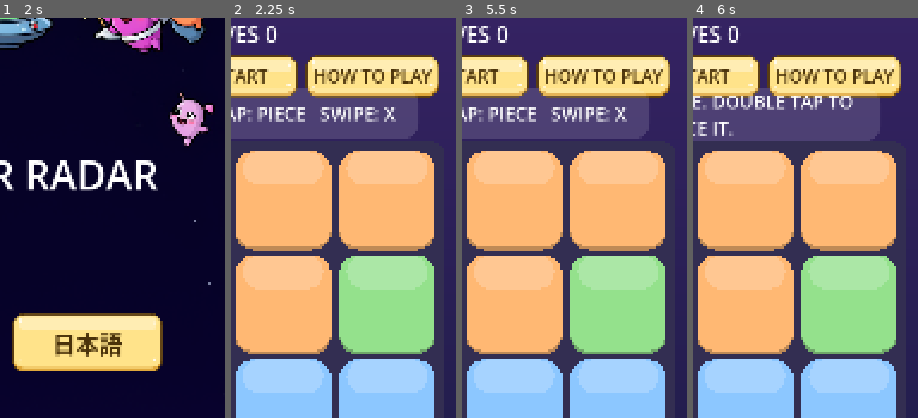
Above: before the commit, frames 1-4 (left to right).
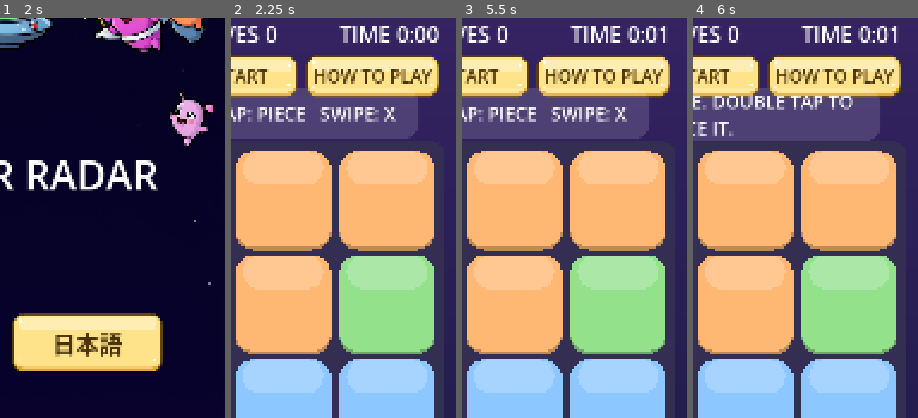
Above: after the commit, the same moments.

Repository: hidekig1001-cell/invader-radar
Game: Godot game, scene res://scenes/app.tscn
Two runs of this game, one before a commit and one after it. Both use one fixed random seed, a clock stepped at 60 frames per second and the inputs below.
Inputs (mouse positions are % of the whole screen's width and height, from its top left):
- Up to frame 1 (2 s): tap Enter at 0.5 s; move the mouse to (72, 45) at 0.52 s; hold Shift 0.53-1.25 s; click (72, 45) at 0.67 s; click "English" at 1.25 s
- Up to frame 2 (2.25 s): click "START NOW" at 2 s
- Up to frame 3 (5.5 s): click "RESTART" at 2.75 s; click "RESTART" at 3.5 s; click "RESTART" at 4.25 s; click "UNDO" at 5 s
- Up to frame 4 (6 s): click "HINT (3)" at 5.75 s
The pictures show only the part of the screen within x 50-100%, y 9-59%; the shares and areas given below are measured in that part.

Frame 1 is identical in both runs. In frame 2, 1.1% of the frame differs, in the area x 48-93%, y 2-7%; in frame 3, 1.0%; in frame 4, 1.0%.

Commit message:
CR-1075: 面を解いている間の時間をタイマーで表示
improve runner が生成（実装: qwen3.8-flashnext-strata-v100、テスト: qwen3.8-flashnext-strata-v100）。run: 20261020-1100-CR-1075

Diff:
--- a/game/session.gd
+++ b/game/session.gd
@@ -32,6 +32,7 @@
 var rng: RandomNumberGenerator
 var uses_default_levels: bool = false
 var given: Vector2i = Vector2i(-1, -1)
+var elapsed: float = 0.0
 
 
 # level_list（Level の並び）を渡せばそれを使う。空なら data/levels の面を読む。
@@ -224,6 +225,7 @@
 
 	board = BoardState.new(level.width, level.height) if level != null else null
 	moves = 0
+	elapsed = 0.0
 	status = "playing"
 	current_hint = {}
 	given = Vector2i(-1, -1)
@@ -284,3 +286,8 @@
 	for pos in solution:
 		board.apply("place", pos.x, pos.y)
 	return _commit(true)
+
+
+func tick(delta: float) -> void:
+	if status == "playing" and level != null:
+		elapsed += delta
--- a/scenes/hud.gd
+++ b/scenes/hud.gd
@@ -21,6 +21,7 @@
 var score_label: Label
 var hint_label: Label
 var moves_label: Label
+var time_label: Label
 var undo_button: Button
 var settings_button: Button
 var hint_button: Button
@@ -65,6 +66,8 @@
 		ButtonStyle.apply_to(solve_button)
 
 	finish_row_buttons([undo_button, restart_button, settings_button], 320)
+	time_label = _make_label(Rect2(720, 170, 320, 80), HORIZONTAL_ALIGNMENT_RIGHT)
+	set_time(0.0)
 
 
 func set_language(lang: String) -> void:
@@ -157,3 +160,12 @@
 	for b in buttons:
 		b.add_theme_font_size_override("font_size", n)
 		b.size = ROW_BUTTON_SIZE
+
+
+func set_time(sec: float) -> void:
+	time_label.text = localized("TIME %s", "時間 %s") % format_time(sec)
+
+
+static func format_time(sec: float) -> String:
+	var s := int(sec)
+	return "%d:%02d" % [floori(sec / 60.0), s % 60]
--- a/scenes/main.gd
+++ b/scenes/main.gd
@@ -341,3 +341,9 @@
 
 func on_title_requested() -> void:
 	title_requested.emit()
+
+func _process(delta: float) -> void:
+	if session == null or is_tutorial():
+		return
+	session.tick(delta)
+	hud.set_time(session.elapsed)
--- /dev/null
+++ b/test/cr/test_cr_1075.gd
@@ -0,0 +1,47 @@
+extends GutTest
+
+const Session = preload("res://game/session.gd")
+const Hud = preload("res://scenes/hud.gd")
+const MainScene = preload("res://scenes/main.tscn")
+
+
+## CHECK: 1
+func test_session_elapsed_timer() -> void:
+	var s = Session.new()
+	assert_eq(s.elapsed, 0.0)
+	s.tick(1.5)
+	s.tick(2.0)
+	assert_eq(s.elapsed, 3.5)
+	s.solve_now()
+	assert_eq(s.status, "cleared")
+	s.tick(5.0)
+	assert_eq(s.elapsed, 3.5)
+	s.next_level()
+	assert_eq(s.elapsed, 0.0)
+	s.tick(4.0)
+	s.restart_level()
+	assert_eq(s.elapsed, 0.0)
+
+
+## CHECK: 2
+func test_hud_format_time() -> void:
+	assert_eq(Hud.format_time(0.0), "0:00")
+	assert_eq(Hud.format_time(59.9), "0:59")
+	assert_eq(Hud.format_time(61.0), "1:01")
+	assert_eq(Hud.format_time(754.0), "12:34")
+
+
+## CHECK: 3
+func test_main_process_updates_timer() -> void:
+	var m = MainScene.instantiate()
+	add_child_autofree(m)
+	await wait_frames(2)
+	assert_not_null(m.hud.time_label)
+	m.session.elapsed = 0.0
+	m._process(65.0)
+	assert_eq(m.session.elapsed, 65.0)
+	assert_eq(m.hud.time_label.text, "TIME 1:05")
+	m.session.solve_now()
+	m._process(10.0)
+	assert_eq(m.session.elapsed, 65.0)
+	assert_eq(m.hud.time_label.text, "TIME 1:05")
